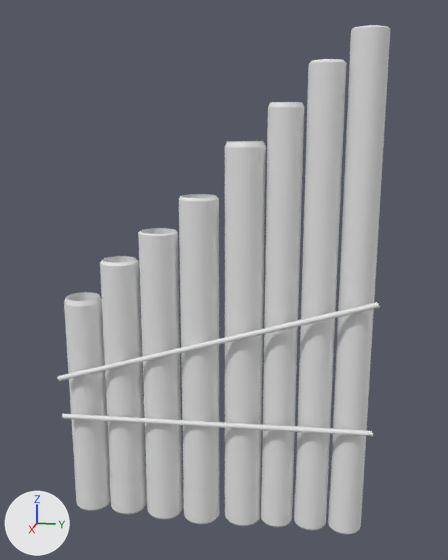
What one commit did to the Blender file Pan/Assets/flute1.blend.
Both versions are drawn from a 50 mm camera at (2.123, 0.969, 1.041) aimed at (-0.015, 0.542, 0.507). Every picture has the same lights, and +X, +Y and +Z are marked at lower left.
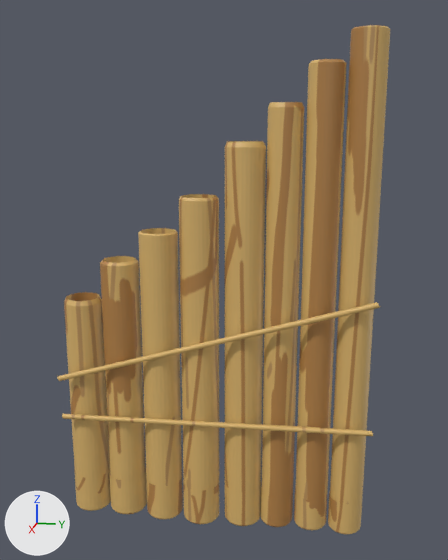
Where the change shows, as pixel boxes (x1, y1, x2, y2) in the pictures (448 x 560 px):
'Cylinder', recoloured, surface changed (grey to brown)
    both: (57, 25, 390, 515)
'Cylinder.002', recoloured (grey to brown)
    both: (109, 467, 147, 514)
'Cylinder.004', recoloured (grey to brown)
    both: (183, 479, 219, 524)
'Cylinder.005', recoloured (grey to brown)
    both: (225, 485, 261, 526)
'Cylinder.003', recoloured (grey to brown)
    both: (146, 478, 183, 519)
'Cylinder.001', recoloured (grey to brown)
    both: (74, 469, 111, 511)
'Cylinder.009', recoloured (grey to brown)
    both: (328, 492, 362, 534)
'Cylinder.008', recoloured (grey to brown)
    both: (294, 487, 327, 530)
'Cylinder.007', recoloured (grey to brown)
    both: (261, 486, 293, 527)

Patch to the scene script:
```diff
--- a/Pan/Assets/flute1.blend.py
+++ b/Pan/Assets/flute1.blend.py
@@ img_flutetex_png @@
+img_flutetex_png = load_image('FluteTex.png', '../../FluteTex.png', 1920, 1130, 'sRGB')
@@ mat_flutetex_png @@
+mat_flutetex_png = principled_material('FluteTex.png')
+mat_flutetex_png.texture = img_flutetex_png
@@ me_cylinder_009 @@
 me_cylinder_009.from_pydata(...)  # 128 vertices, 96 faces; spans x -1.0..1.0, y -1.0..1.0, z -1.12..1.0
+me_cylinder_009.materials.append(mat_flutetex_png)  # picture img_flutetex_png
@@ me_cylinder_008 @@
 me_cylinder_008.from_pydata(...)  # 128 vertices, 96 faces; spans x -1.0..1.0, y -1.0..1.0, z -1.12..1.0
+me_cylinder_008.materials.append(mat_flutetex_png)  # picture img_flutetex_png
@@ me_cylinder_007 @@
 me_cylinder_007.from_pydata(...)  # 128 vertices, 96 faces; spans x -1.0..1.0, y -1.0..1.0, z -1.12..1.0
+me_cylinder_007.materials.append(mat_flutetex_png)  # picture img_flutetex_png
@@ me_cylinder_005 @@
 me_cylinder_005.from_pydata(...)  # 128 vertices, 96 faces; spans x -1.0..1.0, y -1.0..1.0, z -1.12..1.0
+me_cylinder_005.materials.append(mat_flutetex_png)  # picture img_flutetex_png
@@ me_cylinder_004 @@
 me_cylinder_004.from_pydata(...)  # 128 vertices, 96 faces; spans x -1.0..1.0, y -1.0..1.0, z -1.12..1.0
+me_cylinder_004.materials.append(mat_flutetex_png)  # picture img_flutetex_png
@@ me_cylinder_003 @@
 me_cylinder_003.from_pydata(...)  # 128 vertices, 96 faces; spans x -1.0..1.0, y -1.0..1.0, z -1.12..1.0
+me_cylinder_003.materials.append(mat_flutetex_png)  # picture img_flutetex_png
@@ me_cylinder_002 @@
 me_cylinder_002.from_pydata(...)  # 128 vertices, 96 faces; spans x -1.0..1.0, y -1.0..1.0, z -1.12..1.0
+me_cylinder_002.materials.append(mat_flutetex_png)  # picture img_flutetex_png
@@ me_cylinder_001 @@
 me_cylinder_001.from_pydata(...)  # 128 vertices, 96 faces; spans x -1.0..1.0, y -1.0..1.0, z -1.12..1.0
+me_cylinder_001.materials.append(mat_flutetex_png)  # picture img_flutetex_png
@@ me_cylinder @@
 me_cylinder.from_pydata(...)  # 1920 vertices, 1602 faces; spans x -0.71..0.82, y -0.65..9.02, z -3.51..11.09
 # used by ob_cylinder; location = (0.0, 0.0, 0.0); scale = (0.121, 0.121, 0.121)
+# me_cylinder part 1: texture (UV) coordinates changed
+me_cylinder.materials.append(mat_flutetex_png)  # picture img_flutetex_png
```
